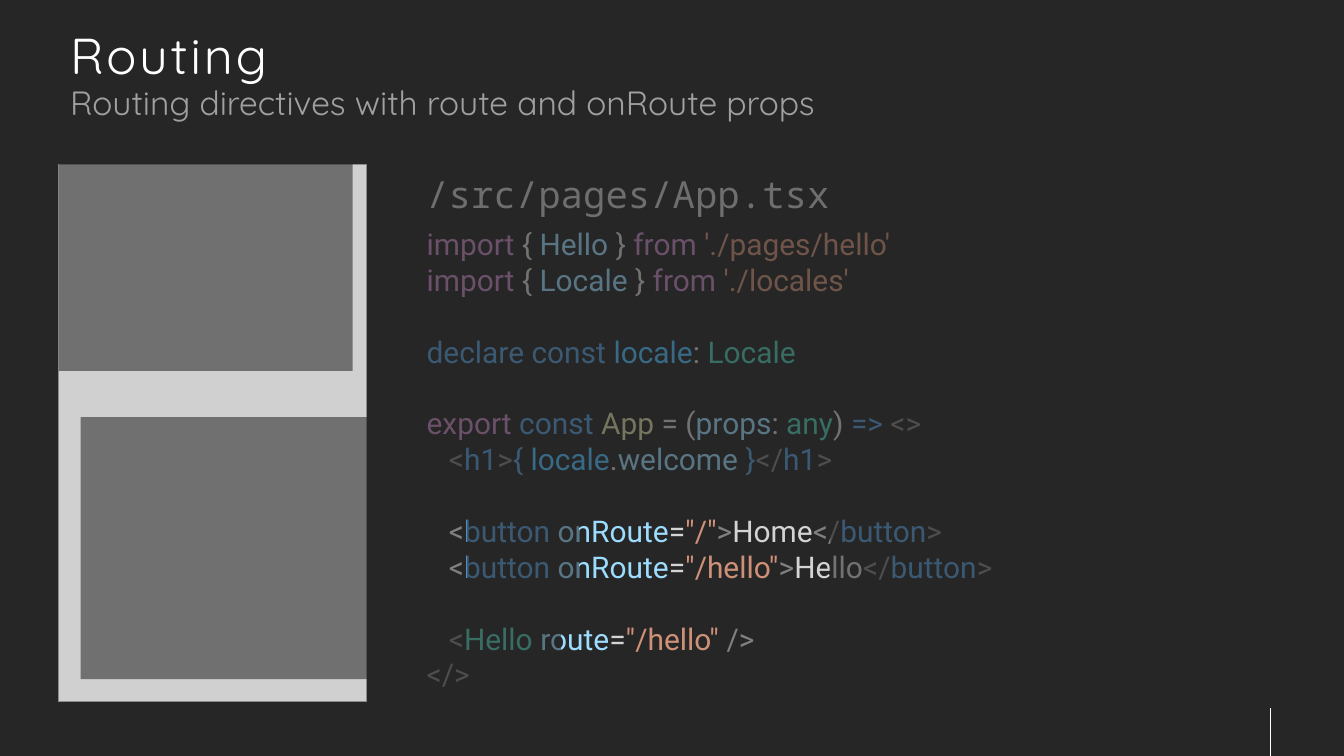
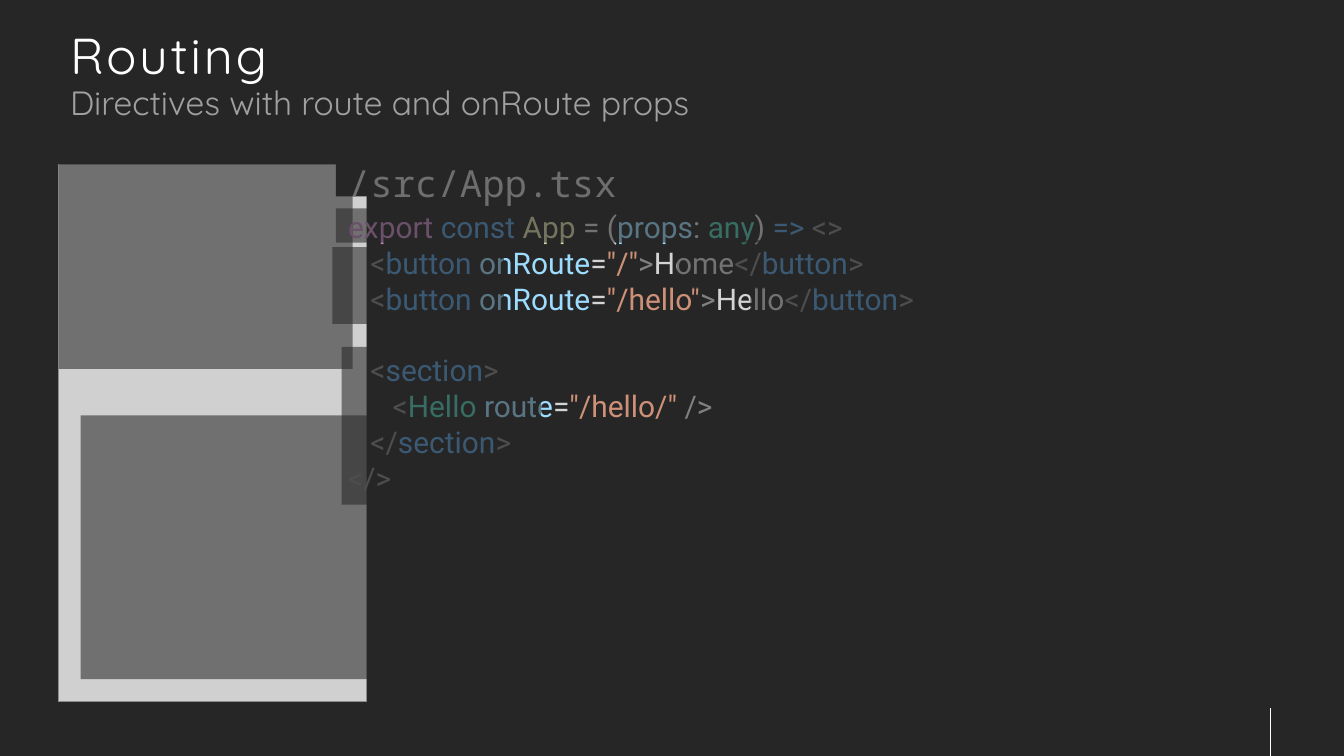
Before and after one commit to jsenaribeiro/jsenaribeiro.github.io, a slide deck: slide 22 of react-away/slides/tutorial.pptx (slide 12 before the commit). Drawn at 1344x756 pixels with LibreOffice and Linux fonts; fonts in the diff are those of the drawing; grey boxes stand for pictures. Boxes give left, top, right and bottom in pixels: in the first picture for what was removed or moved away, otherwise in the second. Text is boxed around its words. In the diff, an @@ line names an element or a change of style, - is before the commit and + after.

```diff
--- a/react-away/slides/tutorial.pptx
+++ b/react-away/slides/tutorial.pptx
@@ text at (70, 80, 689, 122): text changed @@
-Routing directives with route and onRoute props
+Directives with route and onRoute props
@@ text at (348, 170, 617, 207): text changed @@
-/src/pages/App.tsx
+/src/App.tsx
@@ rectangle: place and size @@
-rectangle at (369, 222, 1025, 493)
+rectangle at (336, 208, 958, 243)
@@ text "export const App = (props: ...": place and size @@
-text "export const App = (props: ..." at (427, 232, 993, 652)
+text "export const App = (props: ..." at (348, 210, 914, 453)
@@ text at (427, 232, 890, 363): paragraphs removed @@
-import { Hello } from './pages/hello'
-import { Locale } from './locales'
-declare const locale: Locale
@@ rectangle: place and size @@
-rectangle at (425, 613, 561, 692)
+rectangle at (333, 247, 504, 325)
@@ rectangle: place and size @@
-rectangle at (785, 616, 1096, 658)
+rectangle at (677, 240, 989, 288)
@@ rectangle: place and size @@
-rectangle at (831, 504, 1066, 546)
+rectangle at (751, 277, 1010, 325)
@@ rectangle: place and size @@
-rectangle at (420, 477, 578, 519)
+rectangle at (341, 347, 541, 505)
@@ text at (370, 360, 677, 453): text changed; text colour #CE9178 to #569CD6 @@
-<Hello route="/hello" />
+<section>
+<Hello route="/hello/" />
+</section>
@@ rectangle: place and size @@
-rectangle at (467, 516, 579, 585)
+rectangle at (771, 384, 868, 432)
@@ text at (449, 447, 833, 475): paragraph removed @@
-<h1>{ locale.welcome }</h1>
@@ rectangle removed at (829, 552, 1185, 593) @@
```
Also in this commit, not shown: 12 other slides changed, 12 slides added, 17 slides removed, 45 other files.
